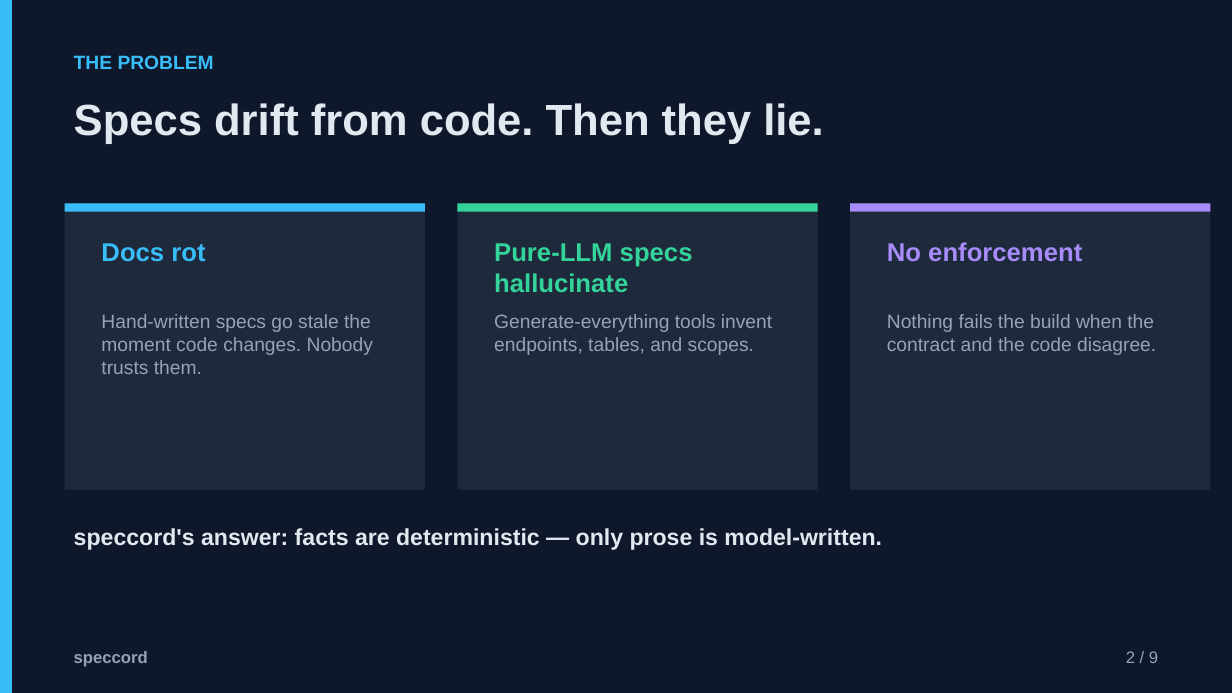
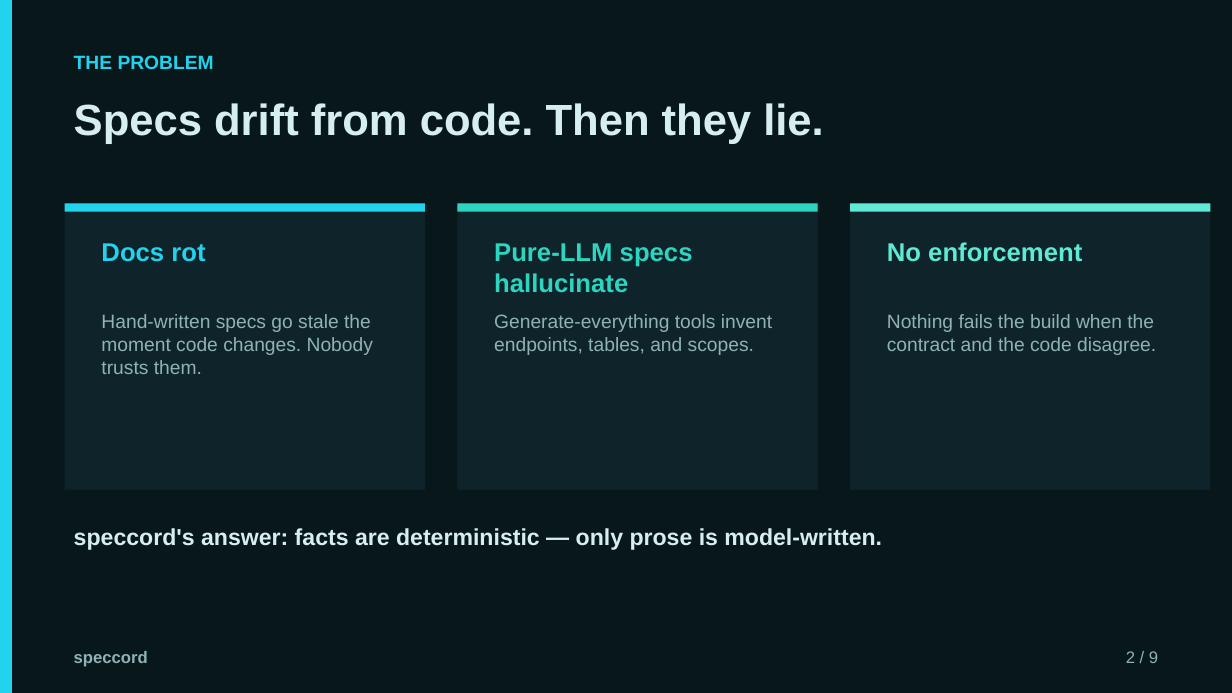
Before and after one commit to krishnachaitanyap/speccord, a slide deck: slide 2 of docs/speccord-deck.pptx. Drawn at 1232x693 pixels with LibreOffice and Linux fonts; fonts in the diff are those of the drawing. Boxes give left, top, right and bottom in pixels: in the first picture for what was removed or moved away, otherwise in the second. Text is boxed around its words. In the diff, an @@ line names an element or a change of style, - is before the commit and + after.

```diff
--- a/docs/speccord-deck.pptx
+++ b/docs/speccord-deck.pptx
@@ background #0F172A to #07171A @@
@@ rectangle at <box>0,0,12,693</box>: fill #38BDF8 to #22D3EE @@
@@ text "THE PROBLEM" at <box>74,55,214,69</box>: text colour #38BDF8 to #22D3EE @@
@@ text "Specs drift from code. Then ..." at <box>74,103,823,144</box>: text colour #E2E8F0 to #D6EEF0 @@
@@ rectangle at <box>65,203,425,212</box>: fill #38BDF8 to #22D3EE @@
@@ rectangle at <box>457,203,818,212</box>: fill #34D399 to #2DD4BF @@
@@ fill #1E293B to #0F242A in 3 elements at <box>65,203,425,490</box>, <box>457,203,818,490</box>, <box>850,203,1211,490</box> @@
@@ rectangle at <box>850,203,1211,212</box>: fill #A78BFA to #5EEAD4 @@
@@ text "Docs rot" at <box>101,243,205,262</box>: text colour #38BDF8 to #22D3EE @@
@@ text "Pure-LLM specs hallucinate" at <box>494,243,693,292</box>: text colour #34D399 to #2DD4BF @@
@@ text "No enforcement" at <box>887,242,1082,262</box>: text colour #A78BFA to #5EEAD4 @@
@@ text "speccord's answer: facts are deterministic ..." at <box>74,528,882,550</box>: text colour #E2E8F0 to #D6EEF0 @@
@@ text colour #94A3B8 to #8FB2B6 in 5 elements at <box>101,314,373,374</box>, <box>494,314,772,355</box>, <box>887,314,1156,355</box>, <box>74,651,148,667</box>, <box>1126,651,1158,663</box> @@
```
Also in this commit, not shown: 8 other slides changed, 18 other files.
